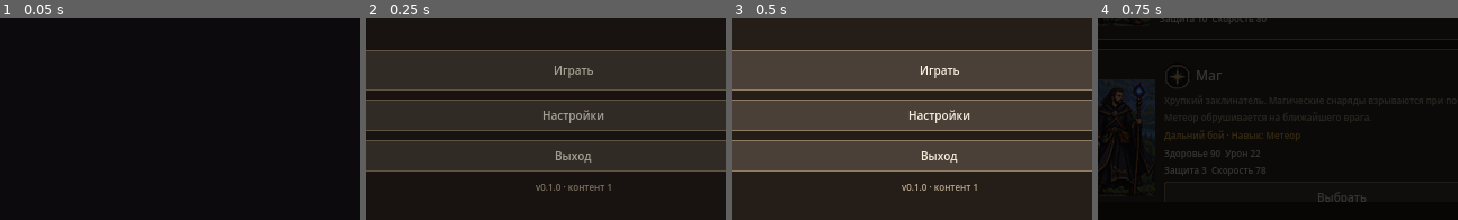
Above: before the commit, frames 1-4 (left to right).
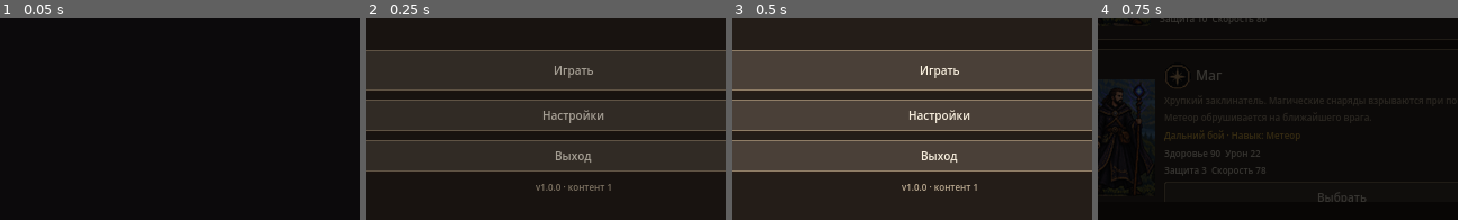
Above: after the commit, the same moments.

Repository: pavellv-github/CSP-game
Game: Godot game, scene res://scenes/main.tscn
The game is run twice, just before and just after one commit, with the same random seed, the same clock (stepped at 60 frames per second) and the same inputs.
Inputs:
- Up to frame 1 (0.05 s): no input
- Up to frame 2 (0.25 s): no input
- Up to frame 3 (0.5 s): no input
- Up to frame 4 (0.75 s): click "Играть" at 0.5 s
The pictures show only the part of the screen within x 21-71%, y 50-100%; the shares and areas given below are measured in that part.

Frame 1 is identical in both runs. In frame 2, less than 0.1% of the frame differs, in the area x 48-52%, y 82-86%; in frame 3, less than 0.1%, in the area x 48-53%, y 82-86%; in frame 4, nothing differs.

Commit message:
Version 1.0.0: SemVer scheme, changelog, version bump
- docs/VERSIONING.md: minor per update batch, major per mechanic/design change, patch for fixes
- docs/CHANGELOG.md with the 1.0.0 entry; version synced in game config, project and export presets
- CLAUDE.md rule and TD-059 updated

Co-Authored-By: Claude Sonnet 5.5 <noreply@anthropic.com>

Diff:
--- a/game/data/config/game_config.json
+++ b/game/data/config/game_config.json
@@ -1,5 +1,5 @@
 {
-	"game_version": "0.1.0",
+	"game_version": "1.0.0",
 	"content_version": 1,
 	"feature_flags": {
 		"auto_attack": true,
--- a/game/project.godot
+++ b/game/project.godot
@@ -7,7 +7,7 @@
 
 config/name="Pixel Fantasy Survival"
 config/description="Pixel art fantasy survival / action RPG (MVP)"
-config/version="0.1.0"
+config/version="1.0.0"
 run/main_scene="res://scenes/main.tscn"
 config/features=PackedStringArray("4.5", "GL Compatibility")
 boot_splash/bg_color=Color(0.0705882, 0.0627451, 0.0745098, 1)
Not shown, changed: game/export_presets.cfg
Not shown, changed: CLAUDE.md
Not shown, changed: README.md
Not shown, added: docs/CHANGELOG.md
Not shown, changed: docs/TECH_DEBT.md
Not shown, added: docs/VERSIONING.md
Not shown, changed: docs/decisions/2026-10-17-landscape-hud.md
